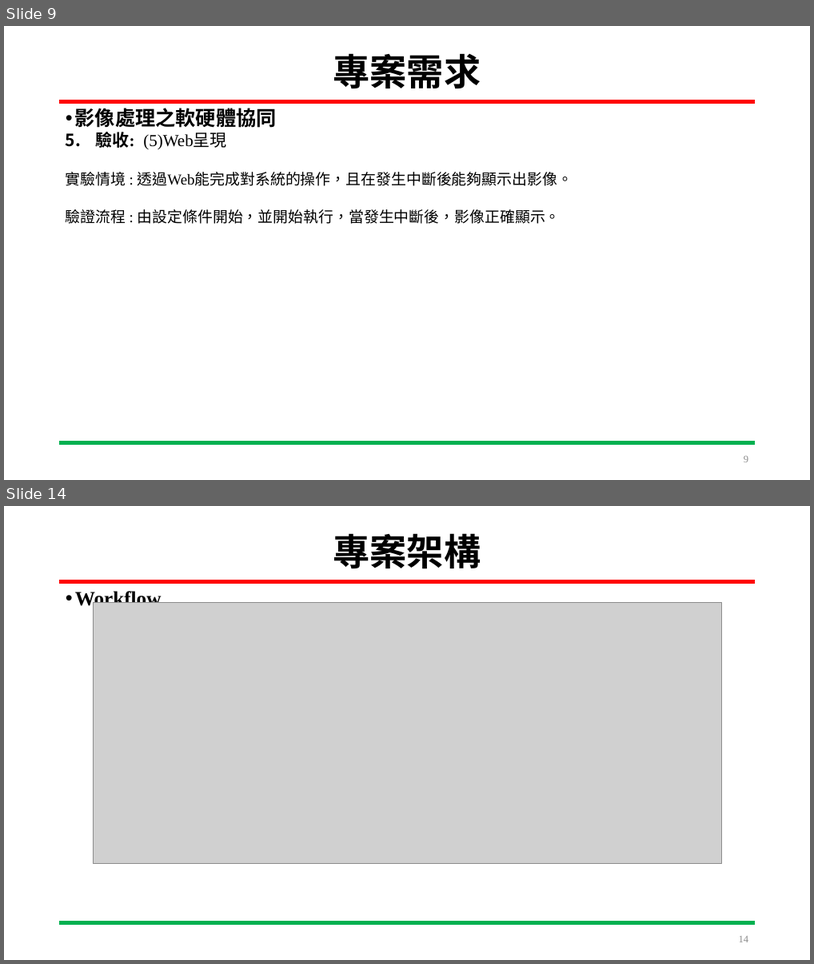
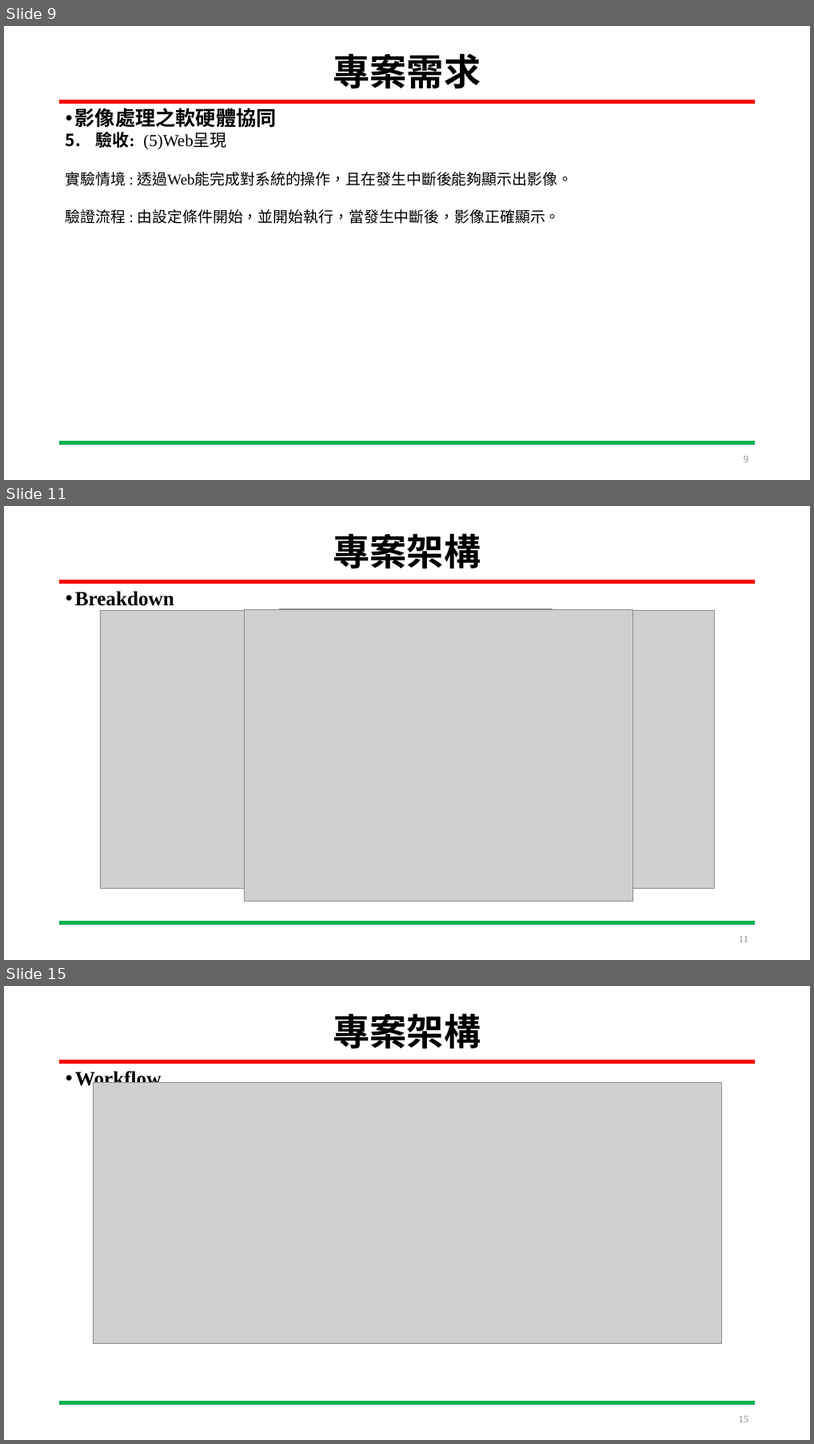
Before and after one commit to HOURFA/SoC_course, a slide deck: final_project/N03-DevelopmentLog/SoC_Final_project.pptx. Shown one above the other, each under a label of ours: slides 9 and 14 before the commit, slides 9, 11 and 15 after it; the slides between them are not shown. The pictures are 814x964 and 814x1444 pixels, drawn with LibreOffice and Linux fonts; fonts in the diff are those of the drawing; grey boxes stand for pictures. Boxes give left, top, right and bottom in pixels: in the first picture for what was removed or moved away, otherwise in the second. Text is boxed around its words. In the diff, an @@ line names an element or a change of style, - is before the commit and + after.

Commit message:
11.30 (1)制定驗證方法 (2)新增架構、流程圖

```diff
--- a/final_project/N03-DevelopmentLog/SoC_Final_project.pptx
+++ b/final_project/N03-DevelopmentLog/SoC_Final_project.pptx
@@ slide 11 added at [4, 506, 810, 960], background #FFFFFF; not listed: 2 template elements that a slide beside it also shows @@
@@ title added at [333, 533, 481, 569], 44 pt, text #000000, bold @@
+專案架構
@@ text added at [75, 591, 174, 606], 24 pt, text #000000, bold @@
+• Breakdown
@@ picture added at [100, 610, 715, 888] @@
@@ picture added at [245, 609, 633, 900] @@
@@ picture added at [280, 608, 553, 900] @@
@@ page number added at [739, 936, 749, 942], 12 pt, text #8C8C8C @@
+11
@@ what was slide 14 is now slide 15 @@
@@ page number at [739, 1416, 750, 1422]: text changed @@
-14
+15
```
Also in this commit, not shown: 4 slides changed.
